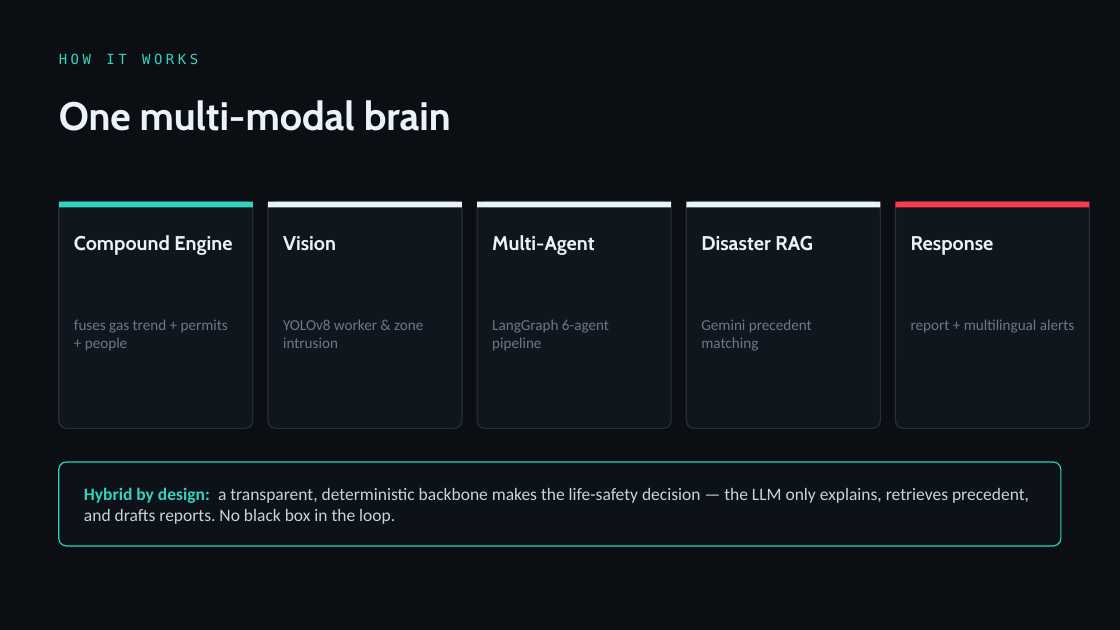
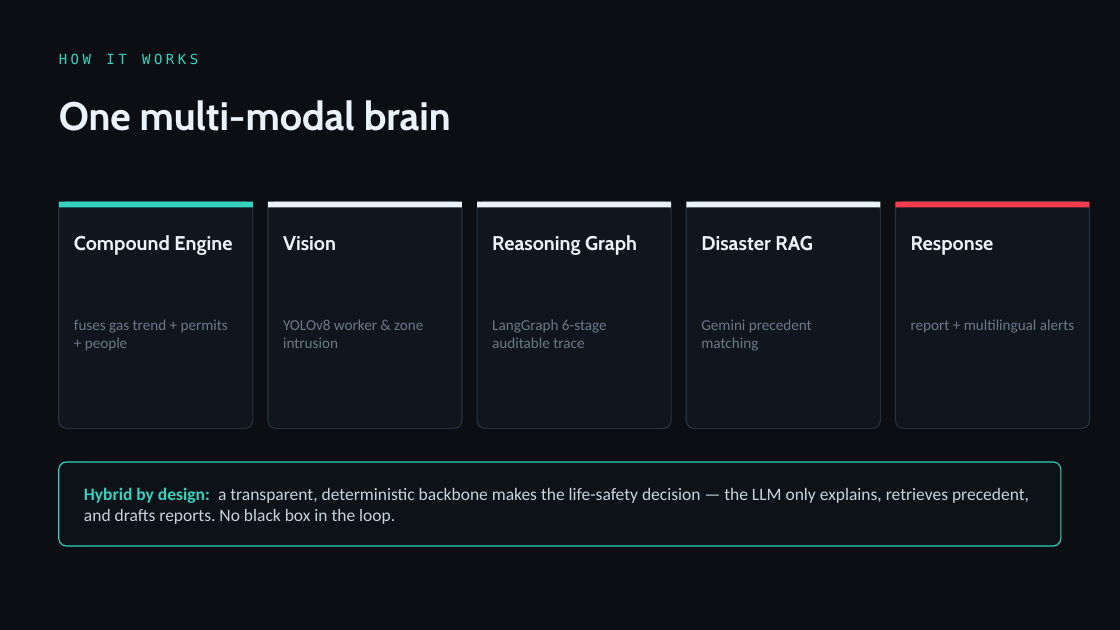
Before and after one commit to SaudSatopay/trinetra, a slide deck: slide 5 of docs/Trinetra_Deck.pptx. Drawn at 1120x630 pixels with LibreOffice and Linux fonts; fonts in the diff are those of the drawing. Boxes give left, top, right and bottom in pixels: in the first picture for what was removed or moved away, otherwise in the second. Text is boxed around its words. In the diff, an @@ line names an element or a change of style, - is before the commit and + after.

```diff
--- a/docs/Trinetra_Deck.pptx
+++ b/docs/Trinetra_Deck.pptx
@@ text at [492,235,637,255]: text changed @@
-Multi-Agent
+Reasoning Graph
@@ text at [492,319,607,348]: text changed @@
-LangGraph 6-agent pipeline
+LangGraph 6-stage auditable trace
```
Also in this commit, not shown: 5 other slides changed, 7 other files.
